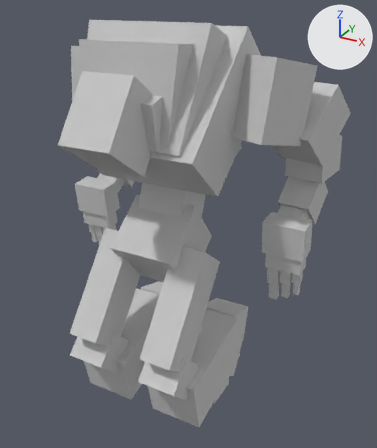
What one commit did to the FBX model Assets/models/enemy_base.FBX.
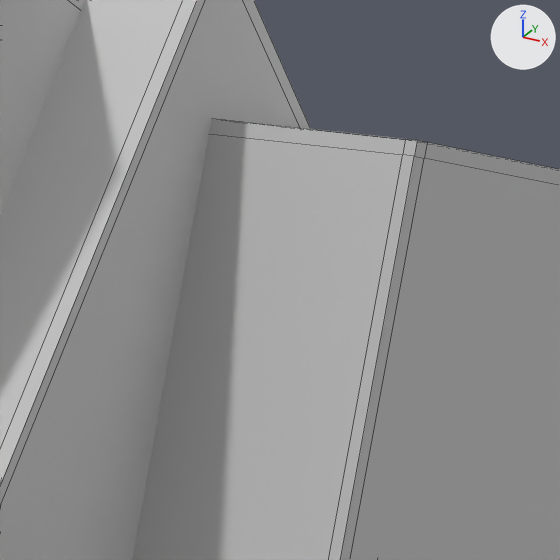
The first picture shows the older version from a 50 mm camera at (1.38, -2.25, 2.32) aimed at (-0.13, 0.5, 0.95). The close-ups show both versions on the part from 57% to 79% of the width and 8% to 27% of the height of that picture; other places that the commit changed are outside them. Arrows for +X, +Y and +Z are at upper right; the lights stay in place. The close-ups show mesh edges as thin lines. Where no turn or scale is listed for an object, it has been applied to the vertices.

The first close-up shows 'Model'.
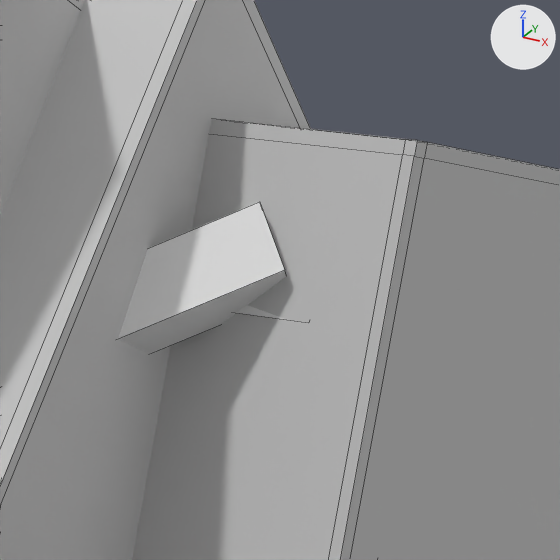
Location of each change, [x1, y1, x2, y2] in pixels of the close-ups (560 x 560 px):
```json
{"object": "enemyLArmCollarbone", "change": "added", "after": [118, 202, 287, 354]}
{"object": "enemyLArm1", "change": "added", "after": [235, 305, 287, 320]}
```

The change, as JSON lines over the scene's bpy script:
```json
{"op": "add", "block": "me_mesh_010", "code": ["me_mesh_010 = bpy.data.meshes.new('Mesh.010')", "me_mesh_010.from_pydata([(-0.038, 0.032, 0.042), (0.049, 0.003, 0.042), (-0.049, -0.003, -0.042), (0.038, -0.032, -0.042), (0.072, 0.369, -0.112), (0.159, 0.341, -0.112), (0.061, 0.334, -0.196), (0.149, 0.306, -0.196)], [], [(0, 2, 3, 1), (4, 5, 7, 6), (0, 1, 5, 4), (1, 3, 7, 5), (3, 2, 6, 7), (2, 0, 4, 6)])"]}
{"op": "add", "block": "me_mesh_009", "code": ["me_mesh_009 = bpy.data.meshes.new('Mesh.009')", "me_mesh_009.from_pydata([(-0.019, 0.029, 0.009), (-0.008, -0.015, 0.032), (0.008, 0.015, -0.032), (0.019, -0.029, -0.009), (0.161, 0.118, 0.093), (0.172, 0.074, 0.116), (0.188, 0.103, 0.052), (0.199, 0.059, 0.075)], [], [(0, 2, 3, 1), (4, 5, 7, 6), (0, 1, 5, 4), (1, 3, 7, 5), (3, 2, 6, 7), (2, 0, 4, 6)])"]}
{"op": "add", "block": "ob_enemylarm1", "code": ["ob_enemylarm1 = bpy.data.objects.new('enemyLArm1', me_mesh_010)", "ob_enemylarm1.location = (0.467, 0.036, 1.995)"]}
{"op": "add", "block": "ob_enemylarmcollarbone", "code": ["ob_enemylarmcollarbone = bpy.data.objects.new('enemyLArmCollarbone', me_mesh_009)", "ob_enemylarmcollarbone.location = (0.286, -0.053, 1.911)"]}
```
